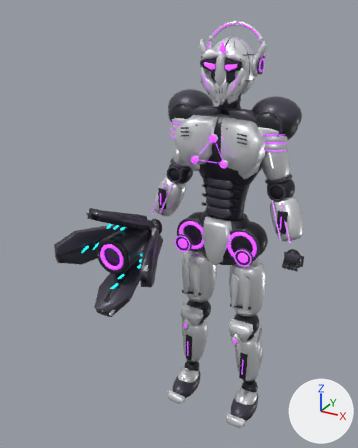
Renders of the FBX model ArtSource/Heroes/ConceptModels/Ione-model.fbx from each side of a commit.
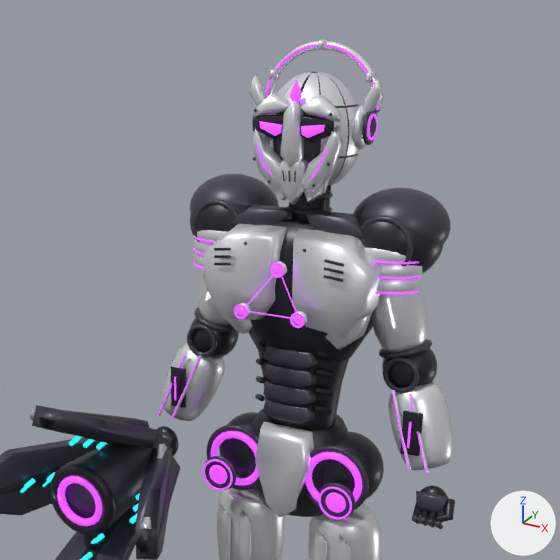
Each version appears first whole from a camera (50 mm lens) standing at (0.843, -1.978, 1.989) and looking at (-0.155, -0.164, 1.082), and next in a close-up on the part from 20% to 100% of the width and 0% to 64% of the height. Arrows for +X, +Y and +Z are at lower right; the lights stay in place. The first two pictures are the older version. Vertices at exactly the same position are counted once.

Names of what the first close-up shows: 'DF_Anatomy'.
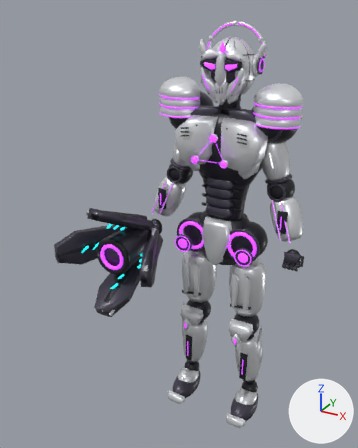
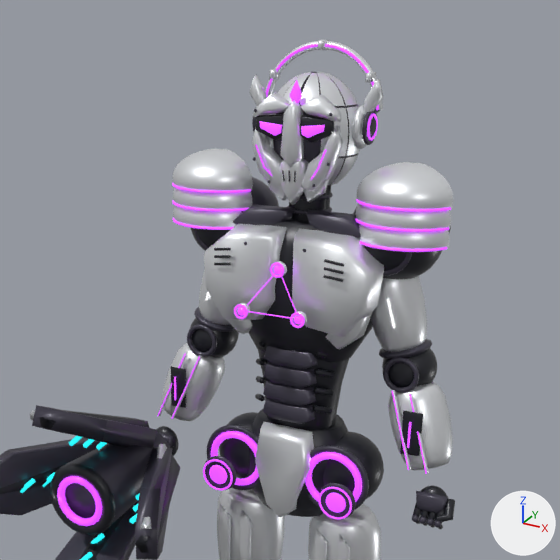
Where the change shows, as pixel boxes (x1, y1, x2, y2) in the close-ups (560 x 560 px; the box of a moved part takes in the faces that stretch with it):
part 1 of me_df_anatomy, moved or reshaped
    before: (197, 230, 228, 242)
    after: (173, 148, 253, 191)
part 2 of me_df_anatomy, moved or reshaped
    before: (193, 235, 215, 244)
    after: (172, 183, 251, 193)
part 3 of me_df_anatomy, moved or reshaped (mostly hidden before)
    before: (194, 239, 213, 254)
    after: (173, 188, 252, 209)
part 4 of me_df_anatomy, moved or reshaped
    before: (193, 248, 204, 256)
    after: (172, 200, 248, 212)
part 5 of me_df_anatomy, moved or reshaped (mostly hidden before)
    before: (194, 253, 205, 268)
    after: (173, 206, 242, 227)
part 6 of me_df_anatomy, moved or reshaped
    before: (193, 262, 205, 270)
    after: (173, 217, 234, 230)
part 7 of me_df_anatomy, moved or reshaped
    before: (365, 247, 410, 262)
    after: (357, 162, 454, 209)
part 8 of me_df_anatomy, moved or reshaped
    before: (374, 261, 419, 264)
    after: (356, 199, 451, 212)
part 9 of me_df_anatomy, moved or reshaped
    before: (379, 264, 422, 278)
    after: (355, 203, 452, 229)
part 10 of me_df_anatomy, moved or reshaped
    before: (378, 276, 421, 280)
    after: (356, 218, 449, 232)
part 11 of me_df_anatomy, moved or reshaped
    before: (377, 278, 421, 293)
    after: (359, 224, 450, 249)
part 12 of me_df_anatomy, moved or reshaped
    before: (376, 291, 419, 295)
    after: (359, 241, 447, 252)

The change, as a diff of the scene's bpy script:
```diff
--- a/ArtSource/Heroes/ConceptModels/Ione-model.fbx.py
+++ b/ArtSource/Heroes/ConceptModels/Ione-model.fbx.py
@@ me_df_anatomy @@
 me_df_anatomy.from_pydata(...)  # 28264 vertices, 54423 faces; spans x -0.6..0.4, y -0.52..0.15, z 0.02..1.93
 # used by ob_df_anatomy; location = (0.0, 0.0, 0.0)
+# me_df_anatomy part 1: the loose piece of 187 vertices spanning x -0.27..-0.11, y -0.08..0.0, z 1.51..1.58 is scaled about its middle by 1.24, then moved by (-0.03, -0.01, 0.12)
+# me_df_anatomy part 2: the loose piece of 176 vertices spanning x -0.27..-0.11, y -0.09..-0.03, z 1.51..1.52 is scaled about its middle by 1.24, then moved by (-0.03, -0.01, 0.11)
+# me_df_anatomy part 3: the loose piece of 187 vertices spanning x -0.27..-0.11, y -0.08..0.0, z 1.48..1.55 is scaled about its middle by 1.24, then moved by (-0.03, -0.01, 0.11)
+# me_df_anatomy part 4: the loose piece of 176 vertices spanning x -0.27..-0.11, y -0.09..-0.03, z 1.48..1.49 is scaled about its middle by 1.24, then moved by (-0.03, -0.01, 0.11)
+# me_df_anatomy part 5: the loose piece of 187 vertices spanning x -0.27..-0.11, y -0.08..0.0, z 1.45..1.51 is scaled about its middle by 1.24, then moved by (-0.03, -0.01, 0.11)
+# me_df_anatomy part 6: the loose piece of 176 vertices spanning x -0.27..-0.11, y -0.09..-0.03, z 1.45 is scaled about its middle by 1.24, then moved by (-0.03, -0.01, 0.1)
+# me_df_anatomy part 7: the loose piece of 187 vertices spanning x 0.11..0.27, y -0.08..0.0, z 1.51..1.58 is scaled about its middle by 1.24, then moved by (0.03, -0.01, 0.12)
+# me_df_anatomy part 8: the loose piece of 176 vertices spanning x 0.11..0.27, y -0.09..-0.03, z 1.51..1.52 is scaled about its middle by 1.24, then moved by (0.03, -0.01, 0.11)
+# me_df_anatomy part 9: the loose piece of 187 vertices spanning x 0.11..0.27, y -0.08..0.0, z 1.48..1.55 is scaled about its middle by 1.24, then moved by (0.03, -0.01, 0.11)
+# me_df_anatomy part 10: the loose piece of 176 vertices spanning x 0.11..0.27, y -0.09..-0.03, z 1.48..1.49 is scaled about its middle by 1.24, then moved by (0.03, -0.01, 0.11)
+# me_df_anatomy part 11: the loose piece of 187 vertices spanning x 0.11..0.27, y -0.08..0.0, z 1.45..1.51 is scaled about its middle by 1.24, then moved by (0.03, -0.01, 0.11)
+# me_df_anatomy part 12: the loose piece of 176 vertices spanning x 0.11..0.27, y -0.09..-0.03, z 1.45 is scaled about its middle by 1.24, then moved by (0.03, -0.01, 0.1)
 me_df_anatomy.materials.append(mat_umbralmage_surface_0)
```
